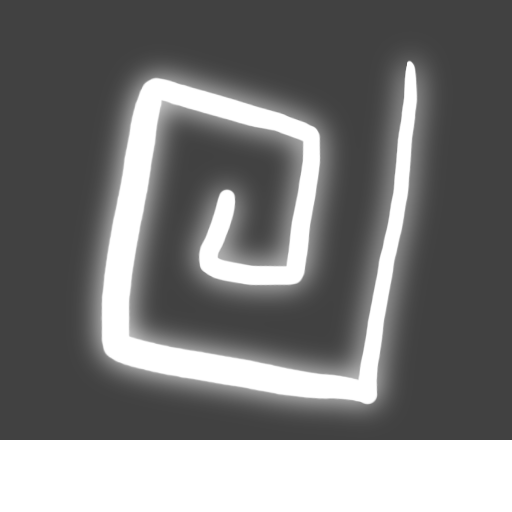
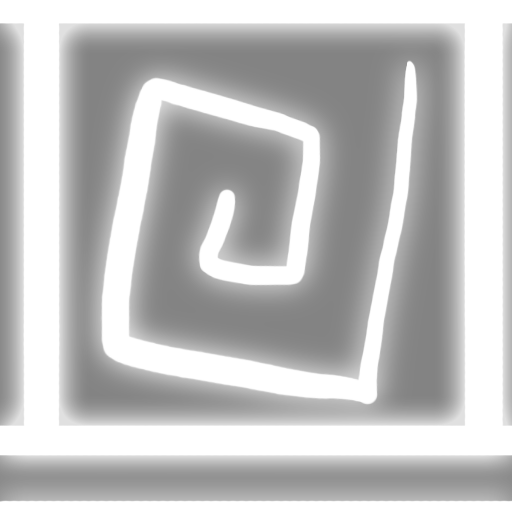
Comparing the layer stacks of the two 512px x 512px images. Changes:
"Layer 4": opacity 100% → 35%, painted on it over [0, 0, 512, 502]
added layer "EmissiveLines" above "Layer 2" over [0, 0, 512, 502]
